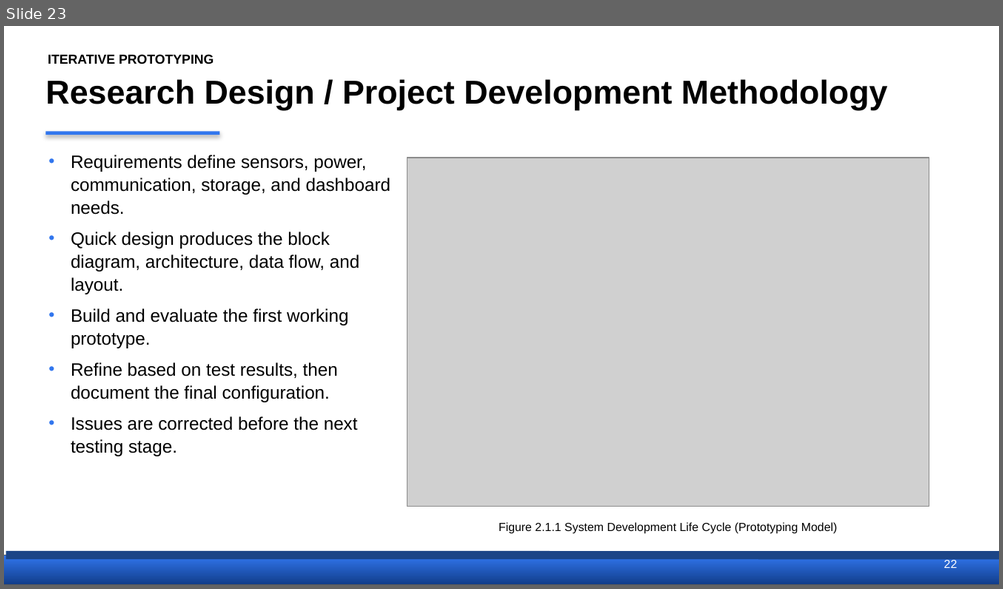
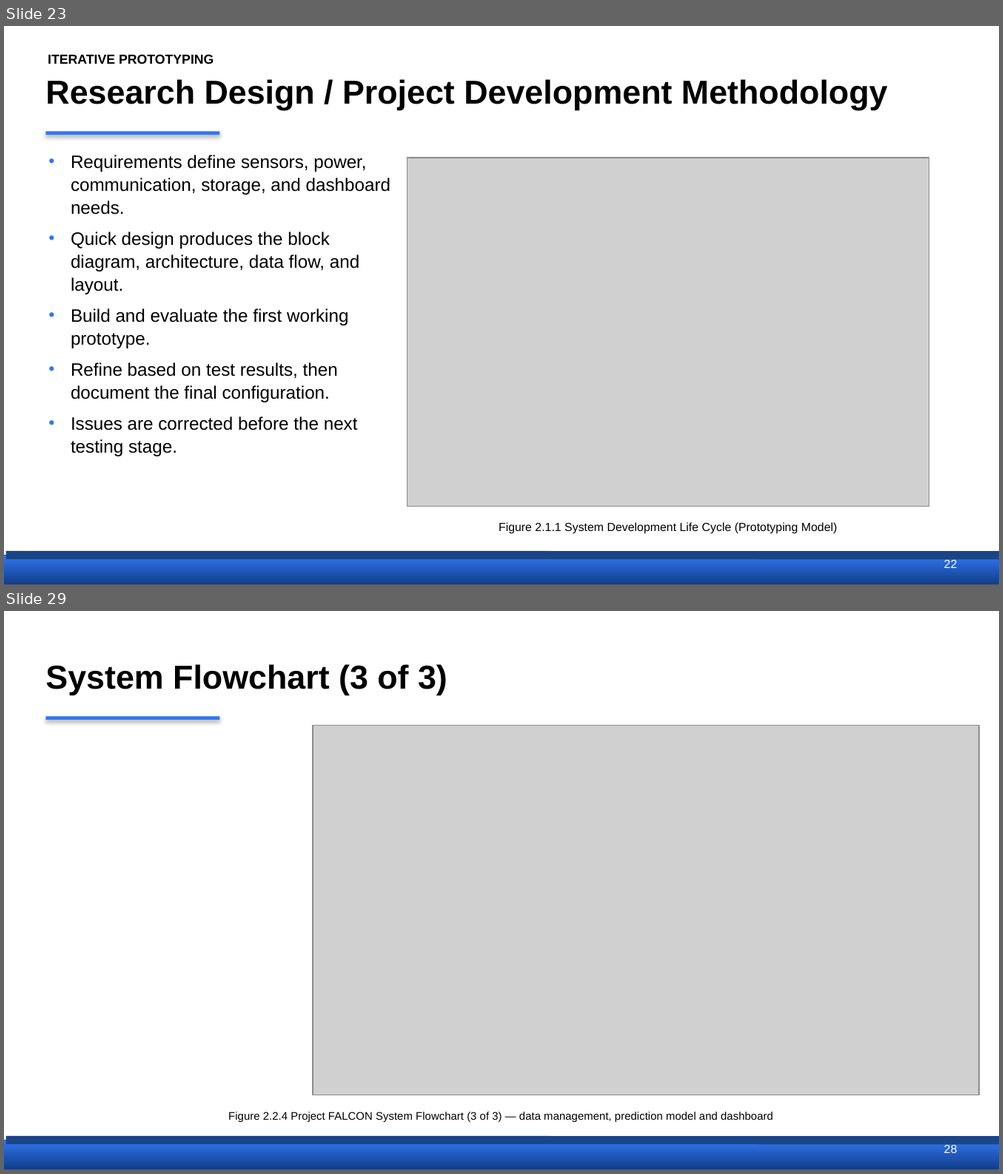
Before and after one commit to Ruzz-1010/Project-FALCON-01, a slide deck: THESIS DOCUMENTATION/FALCON_Proposal_Defense_Short.pptx. Shown one above the other, each under a label of ours: slide 23 before the commit, slides 23 and 29 after it; the slides between them are not shown. The pictures are 1003x589 and 1003x1174 pixels, drawn with LibreOffice and Linux fonts; fonts in the diff are those of the drawing; grey boxes stand for pictures. Boxes give left, top, right and bottom in pixels: in the first picture for what was removed or moved away, otherwise in the second. Text is boxed around its words. In the diff, an @@ line names an element or a change of style, - is before the commit and + after.

```diff
--- a/THESIS DOCUMENTATION/FALCON_Proposal_Defense_Short.pptx
+++ b/THESIS DOCUMENTATION/FALCON_Proposal_Defense_Short.pptx
@@ slide 29 added at bbox=[4, 611, 999, 1170], background #FFFFFF @@
@@ title added at bbox=[45, 664, 447, 695], 24 pt, text #000000, bold @@
+System Flowchart (3 of 3)
@@ rectangle added at bbox=[45, 716, 220, 721], fill #3176EE @@
@@ picture added at bbox=[313, 726, 979, 1096] @@
@@ text added at bbox=[228, 1112, 773, 1122], 8 pt, text #000000 @@
+Figure 2.2.4 Project FALCON System Flowchart (3 of 3) — data management, prediction model and dashboard
@@ rectangle added at bbox=[4, 1140, 999, 1170], fill gradient #3176EE to #113D8A, outline #595959 0.75 pt @@
@@ line added from (6, 1140) to (999, 1141), #1C4587 6 pt @@
@@ text added at bbox=[944, 1144, 957, 1153], 8.5 pt, text #FFFFFF @@
+28
```
Also in this commit, not shown: 27 slides changed, 1 other slide added.
